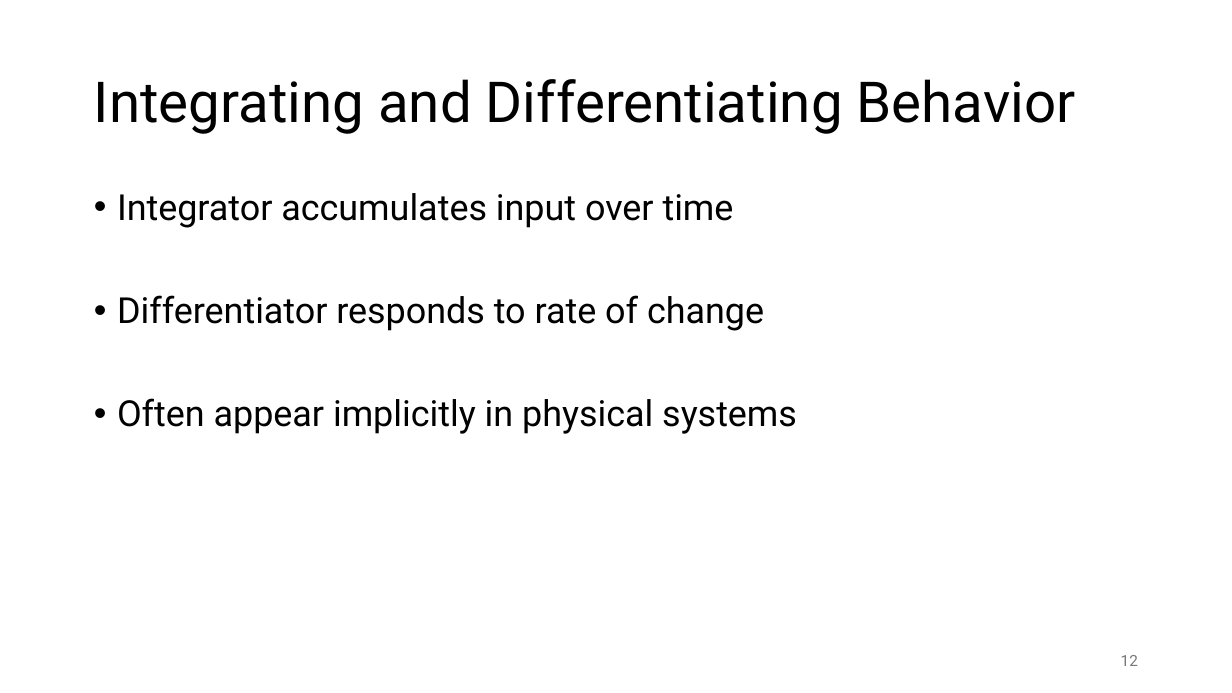
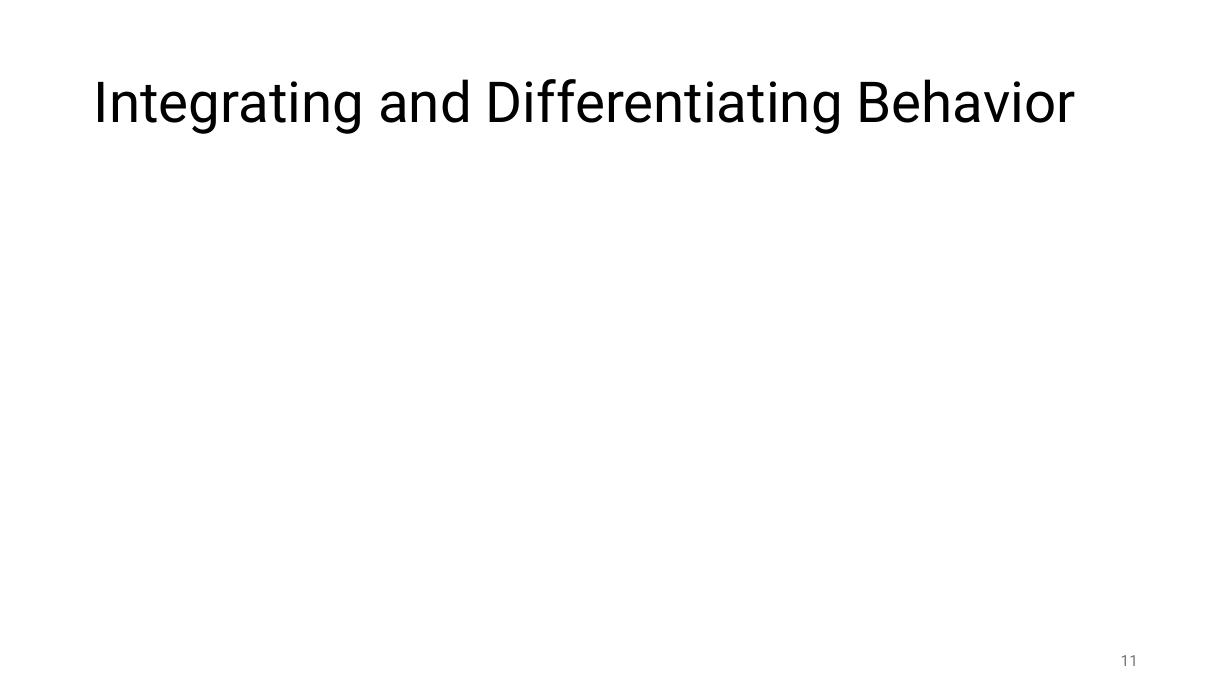
Before and after one commit to FelixWick/control_engineering, a slide deck: slide 11 of slides/1_systems.pptx (slide 12 before the commit). Drawn at 1232x693 pixels with LibreOffice and Linux fonts; fonts in the diff are those of the drawing; grey boxes stand for pictures. Boxes give left, top, right and bottom in pixels: in the first picture for what was removed or moved away, otherwise in the second. Text is boxed around its words. In the diff, an @@ line names an element or a change of style, - is before the commit and + after.

Commit message:
more systems slides

```diff
--- a/slides/1_systems.pptx
+++ b/slides/1_systems.pptx
@@ text removed at [117, 193, 797, 434] @@
-• Integrator accumulates input over time
-• Differentiator responds to rate of change
-• Often appear implicitly in physical systems
@@ page number at [1121, 655, 1138, 666]: text changed @@
-12
+11
```
Also in this commit, not shown: 8 other slides changed, 11 slides added.
